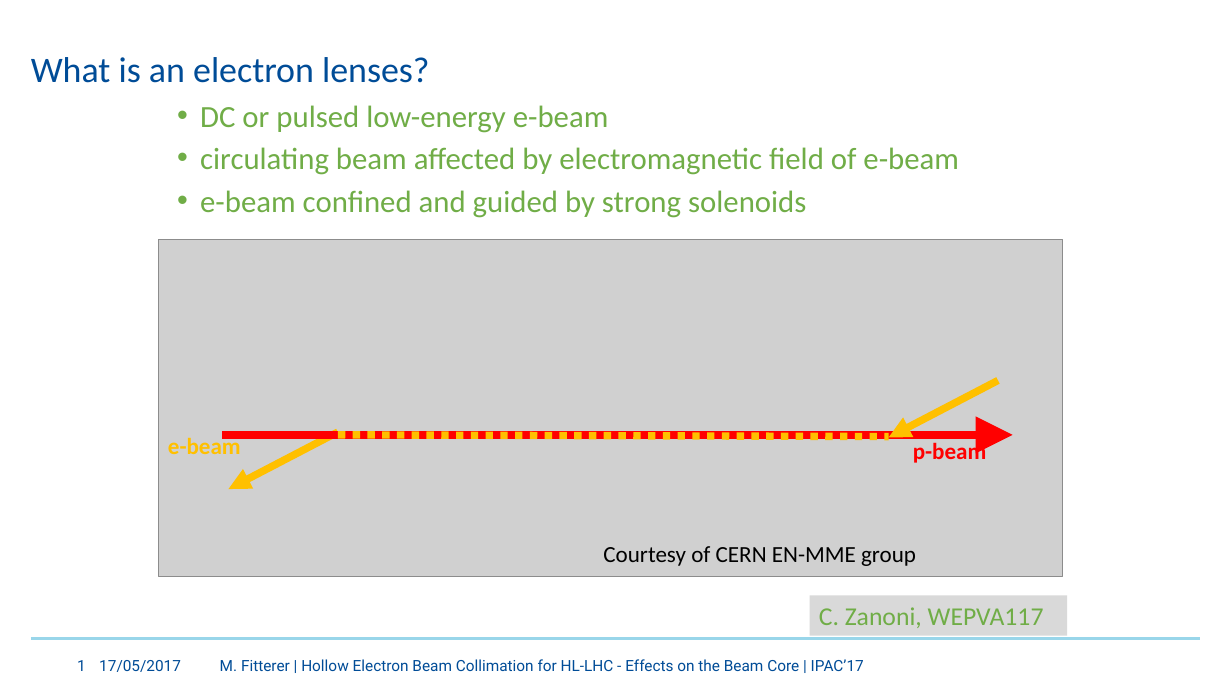
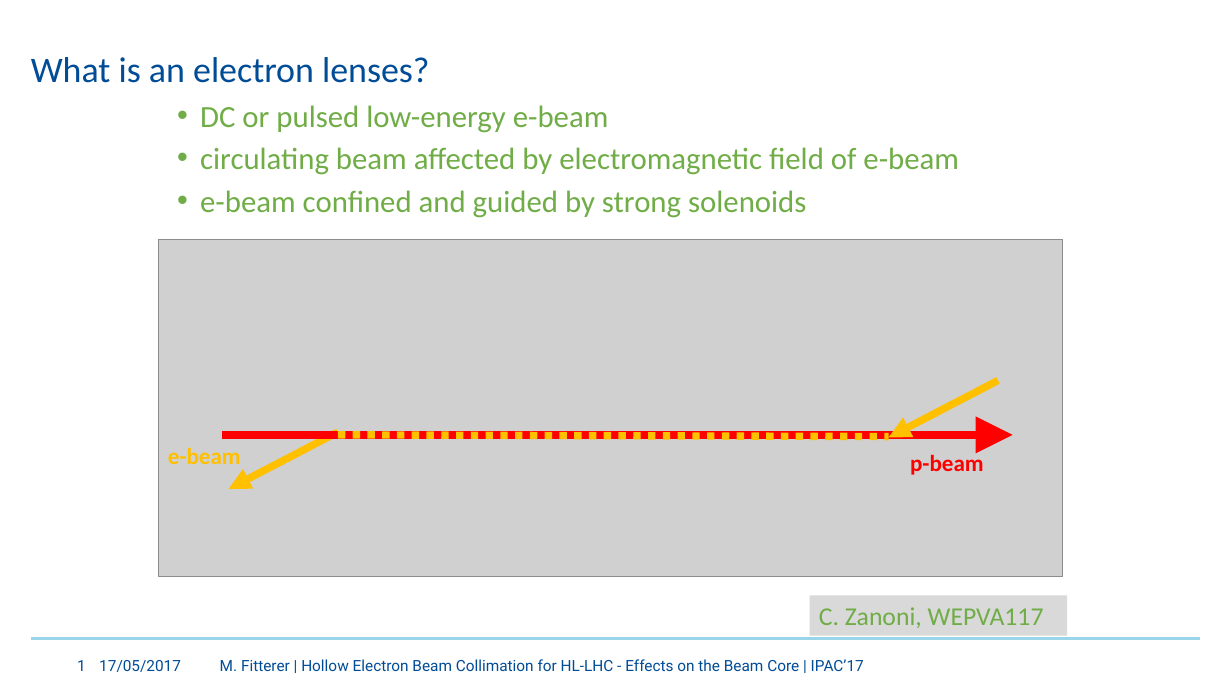
Before and after one commit to mfittere/res-ex-prstab, a slide deck: slide 1 of Pictures.pptx. Drawn at 1232x693 pixels with LibreOffice and Linux fonts; fonts in the diff are those of the drawing; grey boxes stand for pictures. Boxes give left, top, right and bottom in pixels: in the first picture for what was removed or moved away, otherwise in the second. Text is boxed around its words. In the diff, an @@ line names an element or a change of style, - is before the commit and + after.

```diff
--- a/Pictures.pptx
+++ b/Pictures.pptx
@@ text "e-beam" moved from (x1=168, y1=435, x2=241, y2=454) to (x1=168, y1=447, x2=241, y2=464) @@
@@ text "p-beam" moved from (x1=913, y1=440, x2=987, y2=463) to (x1=910, y1=452, x2=984, y2=475) @@
@@ text removed at (x1=603, y1=546, x2=916, y2=566) @@
-Courtesy of CERN EN-MME group
```
Also in this commit, not shown: 4 other files.
